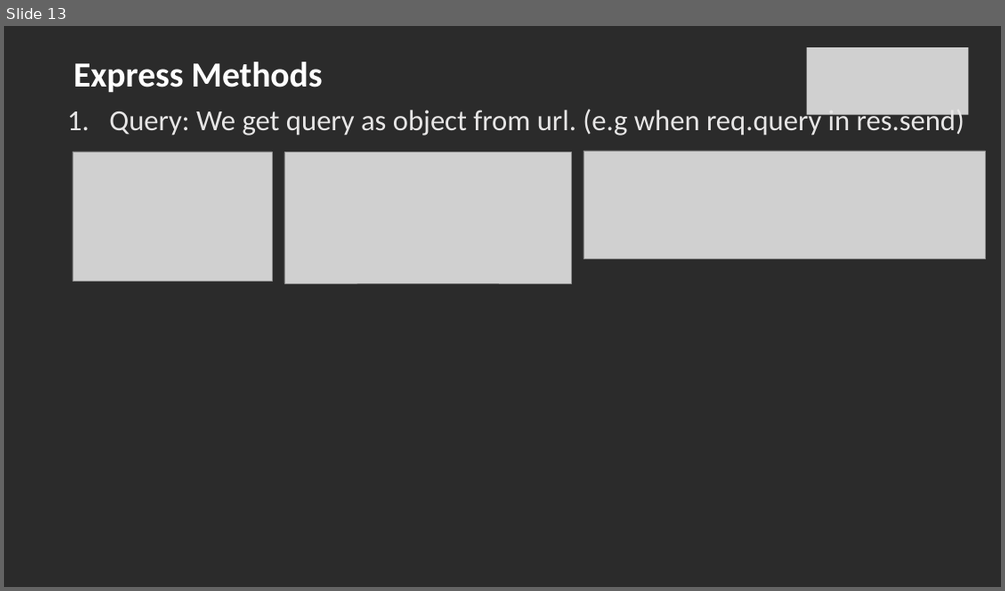
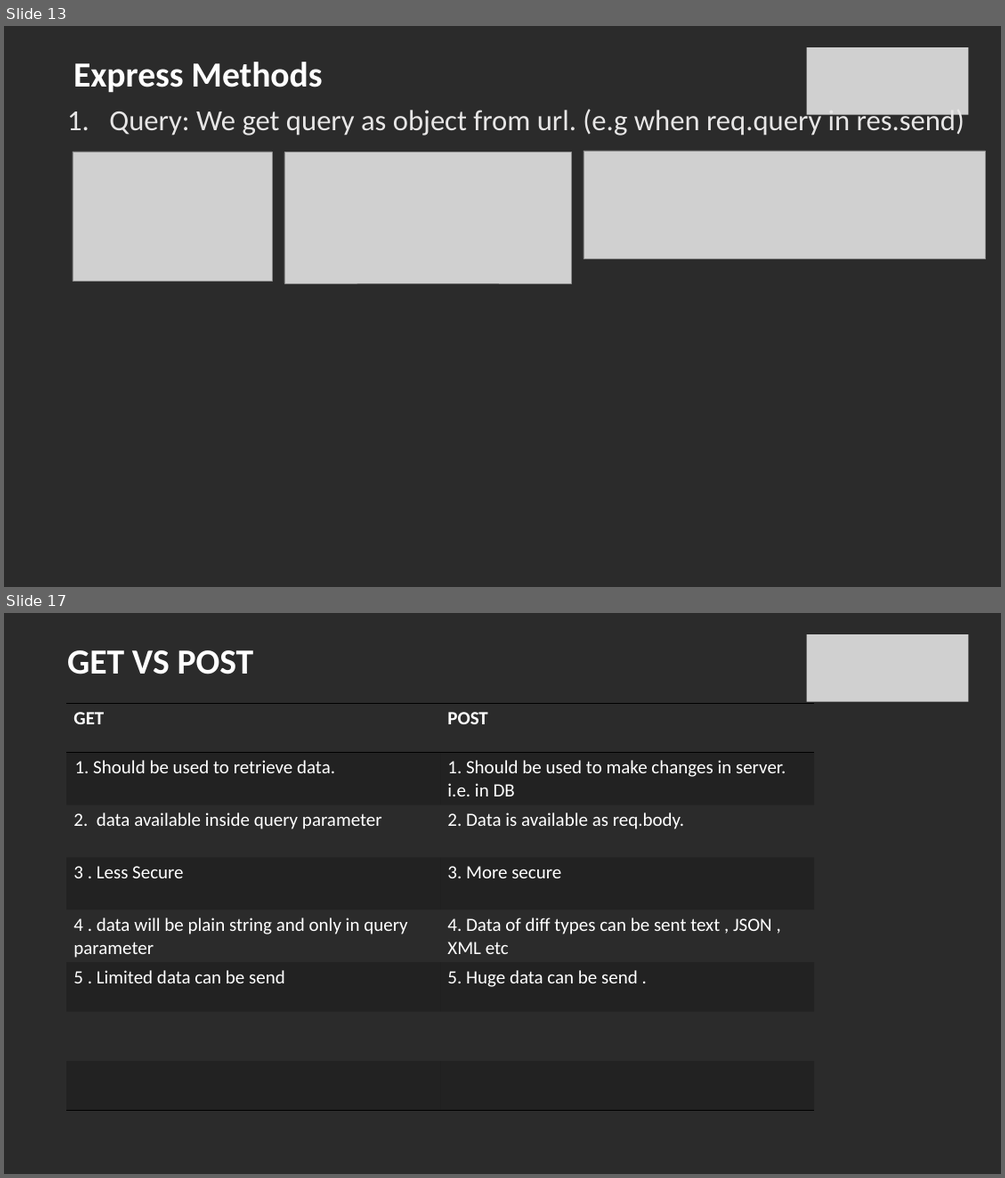
Before and after one commit to SachinBarpanda/glaBackend, a slide deck: NodeJS.pptx. Shown one above the other, each under a label of ours: slide 13 before the commit, slides 13 and 17 after it; the slides between them are not shown. The pictures are 1005x591 and 1005x1178 pixels, drawn with LibreOffice and Linux fonts; fonts in the diff are those of the drawing; grey boxes stand for pictures; background and template pictures are left out; a plain dark background stands for a picture behind light text. Boxes give left, top, right and bottom in pixels: in the first picture for what was removed or moved away, otherwise in the second. Text is boxed around its words. In the diff, an @@ line names an element or a change of style, - is before the commit and + after.

```diff
--- a/NodeJS.pptx
+++ b/NodeJS.pptx
@@ slide 17 added at (4, 613, 1001, 1174), background picture (left out) @@
@@ picture added at (807, 634, 968, 702) @@
@@ title added at (67, 650, 254, 674), 34 pt, text #FFFFFF, bold @@
+GET VS POST
@@ table added at (66, 703, 814, 1111), 8 rows, 2 columns @@
+GET | POST
+1. Should be used to retrieve data. | 1. Should be used to make changes in server. i.e. in DB
+2. data available inside query parameter | 2. Data is available as req.body.
+3 . Less Secure | 3. More secure
+4 . data will be plain string and only in query parameter | 4. Data of diff types can be sent text , JSON , XML etc
+5 . Limited data can be send | 5. Huge data can be send .
+ | 
+ | 
```
Also in this commit, not shown: 1 slide changed, 3 other slides added, 34 other files.
